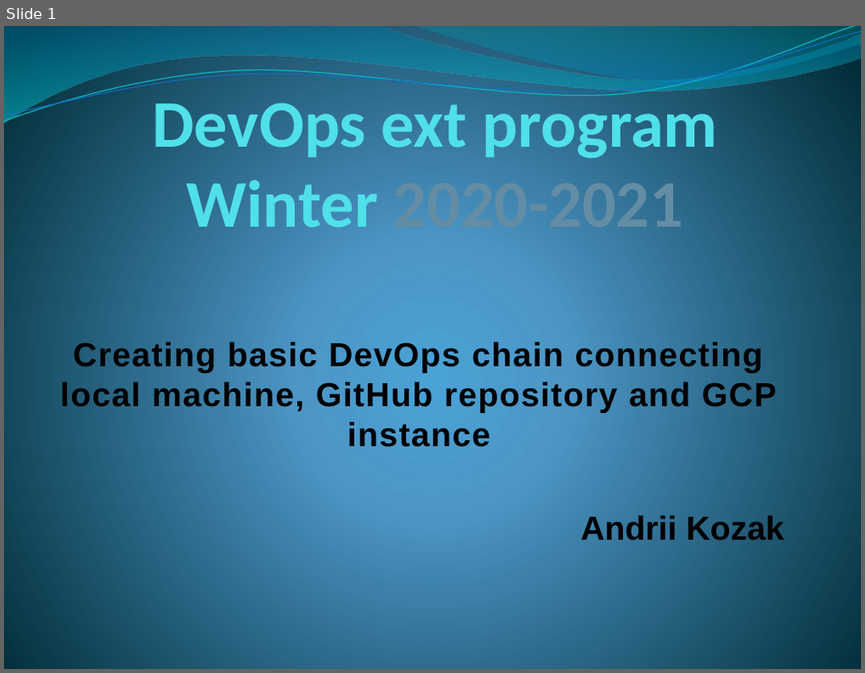
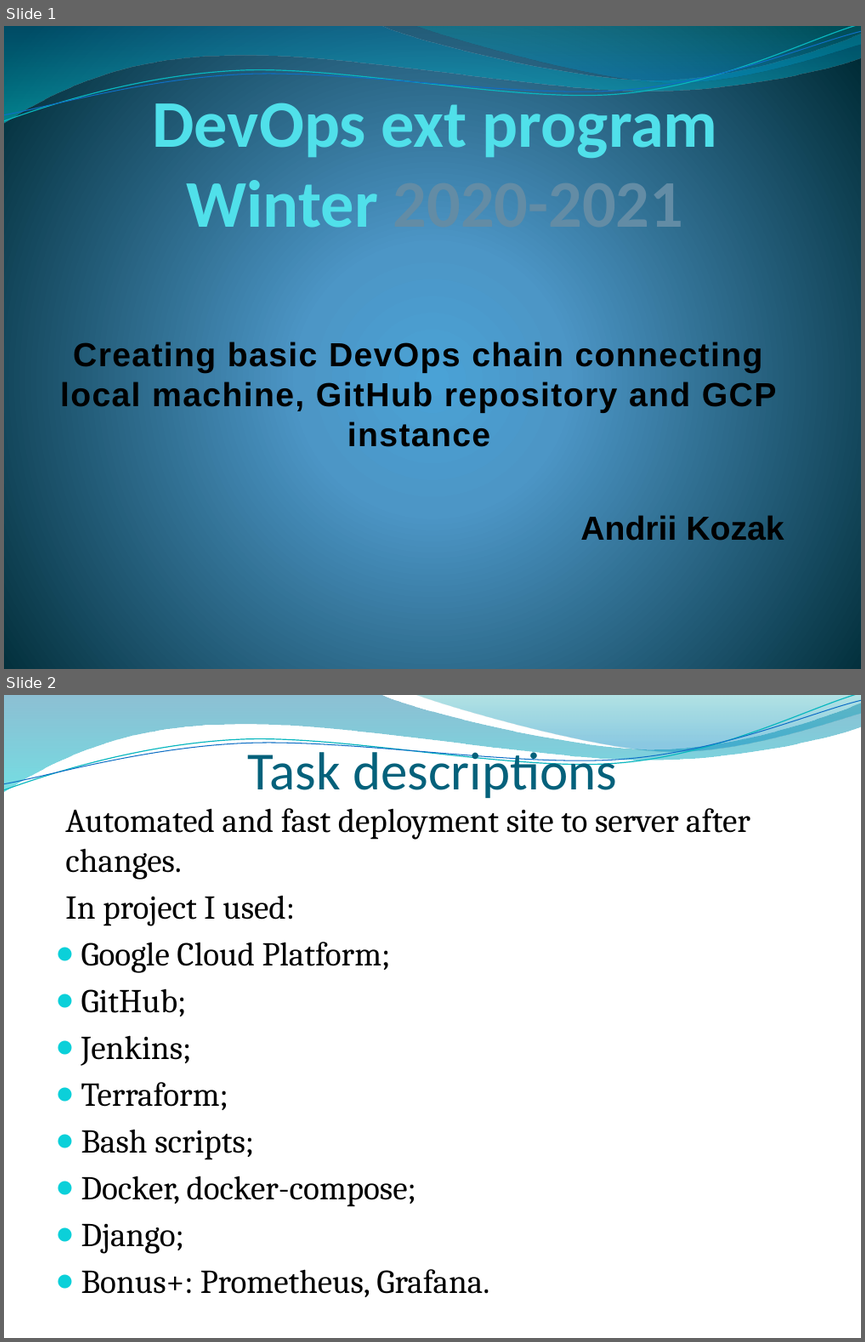
Before and after one commit to KozakAG/myProject, a slide deck: Andrii Kozak Final Task.pptx. Shown one above the other, each under a label of ours: slide 1 before the commit, slides 1 and 2 after it. The pictures are 865x673 and 865x1342 pixels, drawn with LibreOffice and Linux fonts; fonts in the diff are those of the drawing; background and template pictures are left out. Boxes give left, top, right and bottom in pixels: in the first picture for what was removed or moved away, otherwise in the second. Text is boxed around its words. In the diff, an @@ line names an element or a change of style, - is before the commit and + after.

```diff
--- a/Andrii Kozak Final Task.pptx
+++ b/Andrii Kozak Final Task.pptx
@@ slide 2 added at [4, 695, 861, 1338], background picture (left out); not listed: 4 template elements that a slide beside it also shows @@
@@ title added at [248, 744, 617, 798], 45 pt, text #04617B @@
+Task descriptions
@@ text added at [65, 808, 750, 1297], 28 pt, text #000000 @@
+Automated and fast deployment site to server after changes.
+In project I used:
+● Google Cloud Platform;
+● GitHub;
+● Jenkins;
+● Terraform;
+● Bash scripts;
+● Docker, docker-compose;
+● Django;
+● Bonus+: Prometheus, Grafana.
```
Also in this commit, not shown: 1 other slide added, 1 other file.
